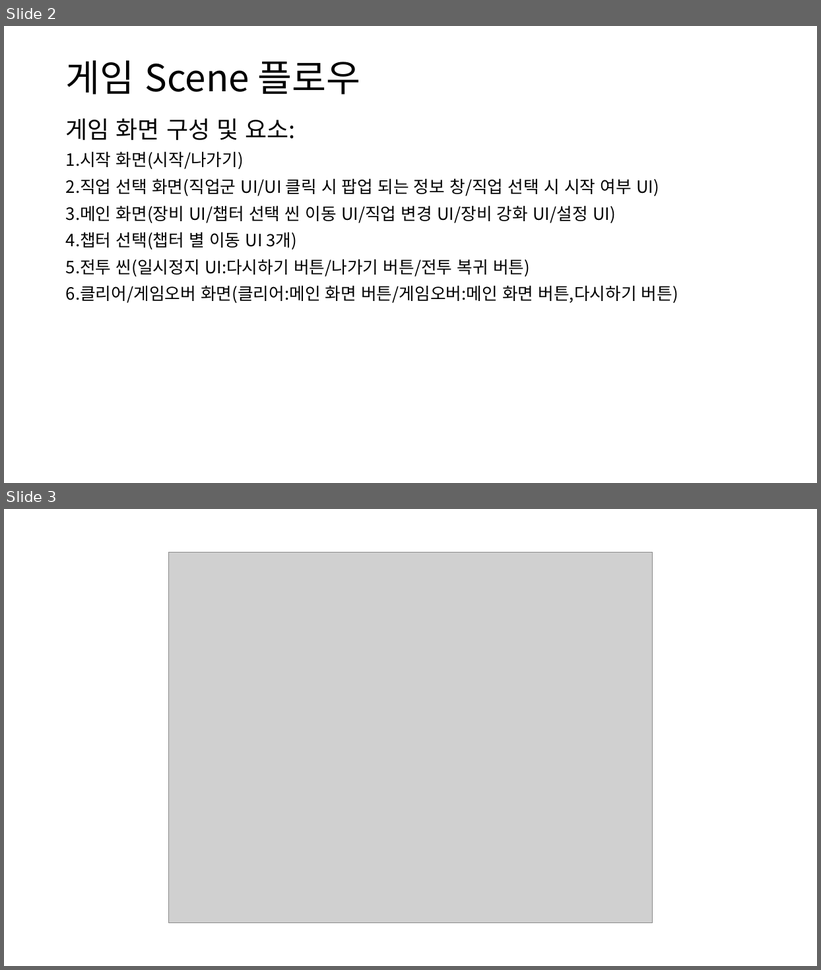
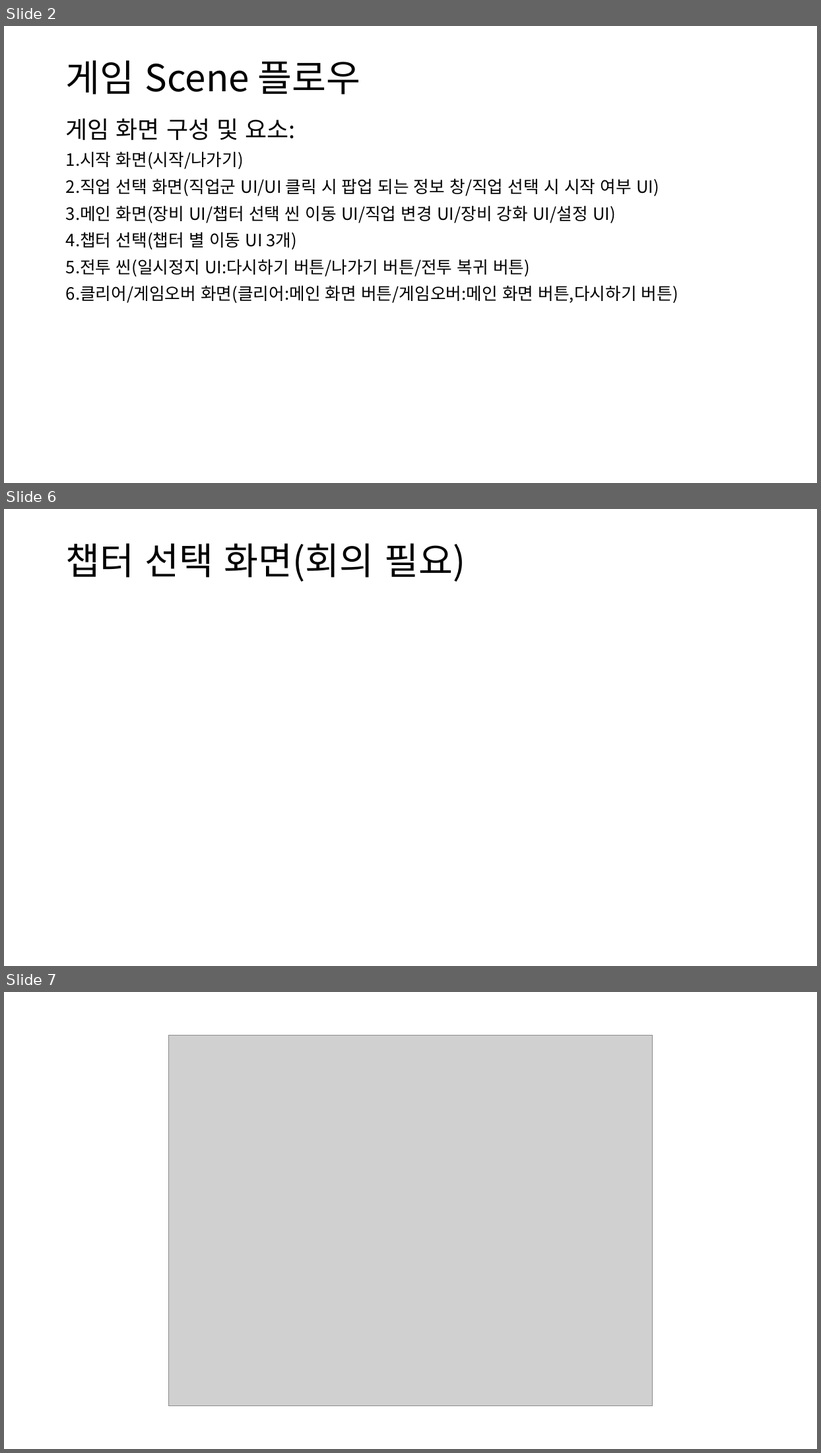
Before and after one commit to kms040224/TimeOut, a slide deck: 기획서/TimeOut 기획 수정안.pptx. Shown one above the other, each under a label of ours: slides 2 and 3 before the commit, slides 2, 6 and 7 after it; the slides between them are not shown. The pictures are 821x970 and 821x1453 pixels, drawn with LibreOffice and Linux fonts; fonts in the diff are those of the drawing; grey boxes stand for pictures. Boxes give left, top, right and bottom in pixels: in the first picture for what was removed or moved away, otherwise in the second. Text is boxed around its words. In the diff, an @@ line names an element or a change of style, - is before the commit and + after.

```diff
--- a/기획서/TimeOut 기획 수정안.pptx
+++ b/기획서/TimeOut 기획 수정안.pptx
@@ slide 6 added at [4, 509, 817, 966], background #FFFFFF @@
@@ title added at [66, 543, 465, 582], 44 pt, text #000000 @@
+챕터 선택 화면(회의 필요)
@@ what was slide 3 is now slide 7 @@
```
Also in this commit, not shown: 1 slide changed, 4 other slides added.
